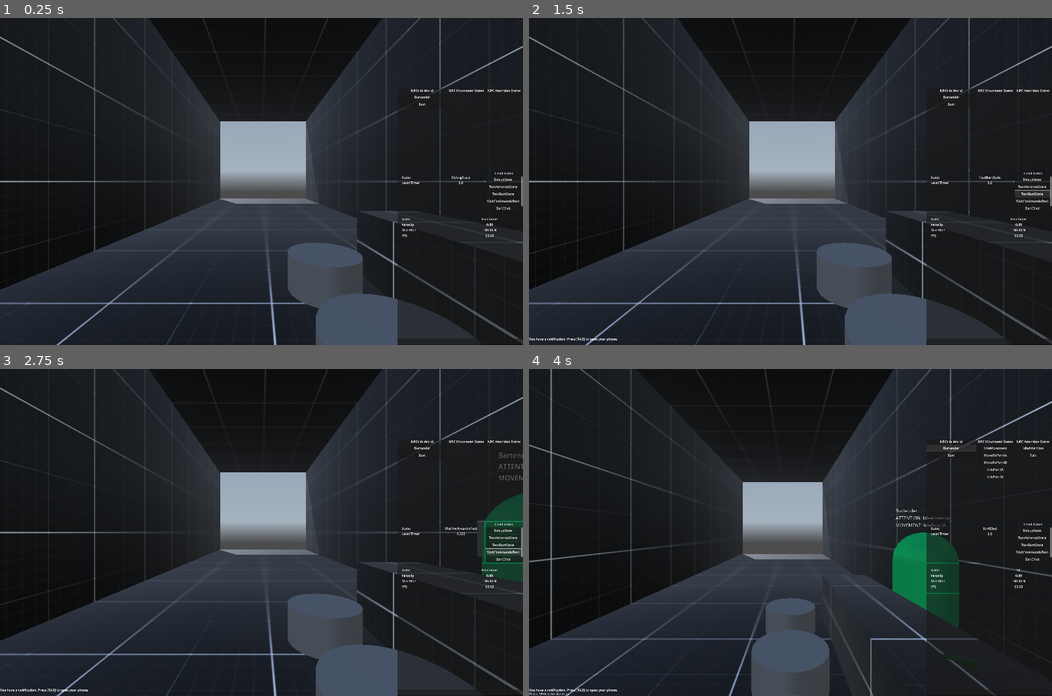
Above: before the commit, frames 1-4 (two rows, left to right).
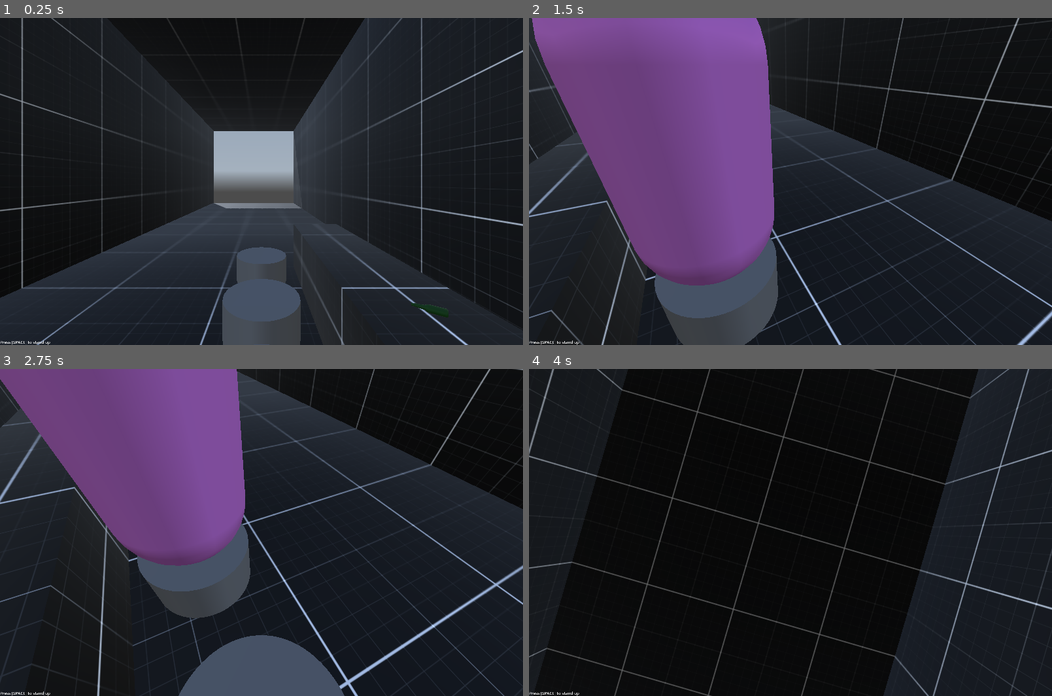
Above: after the commit, the same moments.

Repository: LucasMc17/One-Man-s-Trash
Game: Godot game, scene res://levels/level_01/root.tscn
Two runs of this game, one before a commit and one after it. Both use one fixed random seed, a clock stepped at 60 frames per second and the inputs below. A sky picture missing from this copy of the repository is replaced by a grey-blue gradient.
Inputs (mouse positions are in pixels of both pictures, inside the frame that each line leads up to):
- Up to frame 1 (0.25 s): no input
- Up to frame 2 (1.5 s): click (1031, 178) at 0.5 s, where only the run before the commit has a clickable "DebugState"; click (1031, 194) at 1.25 s, where only the run before the commit has a clickable "TextBartState"
- Up to frame 3 (2.75 s): click (502, 552) at 2 s, where only the run before the commit has a clickable "WaitForAmandaText"
- Up to frame 4 (4 s): click (1031, 558) at 2.75 s, where only the run before the commit has a clickable "BartChat"; click (952, 447) at 3.5 s, where only the run before the commit has a clickable "Bartender"

The runs differ from the first frame. In frame 1, 17% of the frame differs, in the area x 0-100%, y 0-100%; in frame 2, 55%; in frame 3, 52%; in frame 4, 48%.

Commit message:
new states and talk trees

Diff:
--- /dev/null
+++ b/assets/resources/talk_trees/bart_bathroom_chat/bart_bathroom_chat.tres
@@ -0,0 +1,52 @@
+[gd_resource type="Resource" script_class="TalkTree" load_steps=8 format=3 uid="uid://klxue4w73e0p"]
+
+[ext_resource type="Script" uid="uid://bymb602613n3g" path="res://assets/resources/talk_trees/talk_tree.gd" id="1_ybrp0"]
+[ext_resource type="Resource" uid="uid://d36wndcejtpj3" path="res://assets/resources/talk_trees/bart_bathroom_chat/chat_checkpoint_01.tres" id="2_65ojm"]
+
+[sub_resource type="Resource" id="Resource_ybrp0"]
+script = ExtResource("1_ybrp0")
+PROMPT = "Hooked what?"
+DIALOGUE = "The keycard. Our keycard."
+PLAYER_OPTIONS = Array[ExtResource("1_ybrp0")]([ExtResource("2_65ojm")])
+EXIT_OPTION = ""
+metadata/_custom_type_script = "uid://bymb602613n3g"
+
+[sub_resource type="Resource" id="Resource_65ojm"]
+script = ExtResource("1_ybrp0")
+PROMPT = "Hooked your phone?"
+DIALOGUE = "No, the, uh, key, keycard."
+PLAYER_OPTIONS = Array[ExtResource("1_ybrp0")]([ExtResource("2_65ojm")])
+EXIT_OPTION = ""
+metadata/_custom_type_script = "uid://bymb602613n3g"
+
+[sub_resource type="Resource" id="Resource_ukuih"]
+script = ExtResource("1_ybrp0")
+PROMPT = "Hear what?"
+DIALOGUE = "I guess my watch, or my sleeve or something, it like hooked it."
+PLAYER_OPTIONS = Array[ExtResource("1_ybrp0")]([SubResource("Resource_ybrp0"), SubResource("Resource_65ojm")])
+EXIT_OPTION = ""
+metadata/_custom_type_script = "uid://bymb602613n3g"
+
+[sub_resource type="Resource" id="Resource_vadej"]
+script = ExtResource("1_ybrp0")
+PROMPT = "Ok, with what?"
+DIALOGUE = "It's, uh, kinda embarassing. I was standing here, pissing, and I went to grab my phone, and as I'm pulling it out of my pocket, I like hear something."
+PLAYER_OPTIONS = Array[ExtResource("1_ybrp0")]([SubResource("Resource_ukuih")])
+EXIT_OPTION = ""
+metadata/_custom_type_script = "uid://bymb602613n3g"
+
+[sub_resource type="Resource" id="Resource_nhf45"]
+script = ExtResource("1_ybrp0")
+PROMPT = "What's up?"
+DIALOGUE = "I need your help."
+PLAYER_OPTIONS = Array[ExtResource("1_ybrp0")]([SubResource("Resource_vadej")])
+EXIT_OPTION = ""
+metadata/_custom_type_script = "uid://bymb602613n3g"
+
+[resource]
+script = ExtResource("1_ybrp0")
+PROMPT = ""
+DIALOGUE = "Hey."
+PLAYER_OPTIONS = Array[ExtResource("1_ybrp0")]([SubResource("Resource_nhf45")])
+EXIT_OPTION = ""
+metadata/_custom_type_script = "uid://bymb602613n3g"
--- /dev/null
+++ b/assets/resources/talk_trees/bart_bathroom_chat/chat_checkpoint_01.tres
@@ -0,0 +1,49 @@
+[gd_resource type="Resource" script_class="TalkTree" load_steps=7 format=3 uid="uid://d36wndcejtpj3"]
+
+[ext_resource type="Script" uid="uid://bymb602613n3g" path="res://assets/resources/talk_trees/talk_tree.gd" id="1_7ecby"]
+[ext_resource type="Resource" uid="uid://dniflj63b5iyj" path="res://assets/resources/talk_trees/bart_bathroom_chat/chat_checkpoint_02.tres" id="2_8giwi"]
+
+[sub_resource type="Resource" id="Resource_7ecby"]
+script = ExtResource("1_7ecby")
+PROMPT = "...ok."
+DIALOGUE = "Yeah, it's in there"
+PLAYER_OPTIONS = Array[ExtResource("1_7ecby")]([ExtResource("2_8giwi")])
+EXIT_OPTION = ""
+CAMERA_ID = &""
+metadata/_custom_type_script = "uid://bymb602613n3g"
+
+[sub_resource type="Resource" id="Resource_8giwi"]
+script = ExtResource("1_7ecby")
+PROMPT = "Oh Jesus."
+DIALOGUE = "I know."
+PLAYER_OPTIONS = Array[ExtResource("1_7ecby")]([ExtResource("2_8giwi")])
+EXIT_OPTION = ""
+CAMERA_ID = &""
+metadata/_custom_type_script = "uid://bymb602613n3g"
+
+[sub_resource type="Resource" id="Resource_jc5bq"]
+script = ExtResource("1_7ecby")
+PROMPT = "..."
+DIALOGUE = "...Uh, yeah. It fell in."
+PLAYER_OPTIONS = Array[ExtResource("1_7ecby")]([ExtResource("2_8giwi")])
+EXIT_OPTION = ""
+CAMERA_ID = &""
+metadata/_custom_type_script = "uid://bymb602613n3g"
+
+[sub_resource type="Resource" id="Resource_w7nby"]
+script = ExtResource("1_7ecby")
+PROMPT = "Ok... So it fell out of your pocket, and... where is it now?"
+DIALOGUE = "The grate, over there."
+PLAYER_OPTIONS = Array[ExtResource("1_7ecby")]([SubResource("Resource_7ecby"), SubResource("Resource_8giwi"), SubResource("Resource_jc5bq")])
+EXIT_OPTION = ""
+CAMERA_ID = &"BathroomGrateCam"
+metadata/_custom_type_script = "uid://bymb602613n3g"
+
+[resource]
+script = ExtResource("1_7ecby")
+PROMPT = "For the hotel? Our room key?"
+DIALOGUE = "Yeah."
+PLAYER_OPTIONS = Array[ExtResource("1_7ecby")]([SubResource("Resource_w7nby")])
+EXIT_OPTION = ""
+CAMERA_ID = &""
+metadata/_custom_type_script = "uid://bymb602613n3g"
--- /dev/null
+++ b/assets/resources/talk_trees/bart_bathroom_chat/chat_checkpoint_02.tres
@@ -0,0 +1,58 @@
+[gd_resource type="Resource" script_class="TalkTree" load_steps=8 format=3 uid="uid://dniflj63b5iyj"]
+
+[ext_resource type="Script" uid="uid://bymb602613n3g" path="res://assets/resources/talk_trees/talk_tree.gd" id="1_b4gnc"]
+[ext_resource type="Resource" uid="uid://bqwcusa34trt3" path="res://assets/resources/talk_trees/bart_bathroom_chat/chat_checkpoint_03.tres" id="2_djcju"]
+
+[sub_resource type="Resource" id="Resource_djcju"]
+script = ExtResource("1_b4gnc")
+PROMPT = "Ugh, Christ... Alright, fine, I'll-- what do I even do?"
+DIALOGUE = "Uh, maybe go talk to the bartender? They might have a screwdriver to get the gr- uh, the cover thing off."
+PLAYER_OPTIONS = Array[ExtResource("1_b4gnc")]([ExtResource("2_djcju")])
+EXIT_OPTION = ""
+CAMERA_ID = &""
+metadata/_custom_type_script = "uid://bymb602613n3g"
+
+[sub_resource type="Resource" id="Resource_axdw7"]
+script = ExtResource("1_b4gnc")
+PROMPT = "Alright. Fine. But-- but how do we even do this?"
+DIALOGUE = "I don't know... maybe go talk to the bartender. Maybe he has a screwdriver to get the lid off it."
+PLAYER_OPTIONS = Array[ExtResource("1_b4gnc")]([ExtResource("2_djcju")])
+EXIT_OPTION = ""
+CAMERA_ID = &""
+metadata/_custom_type_script = "uid://bymb602613n3g"
+
+[sub_resource type="Resource" id="Resource_hrdvt"]
+script = ExtResource("1_b4gnc")
+PROMPT = "Ugh, Bart, you're killing me here. "
+DIALOGUE = "..."
+PLAYER_OPTIONS = Array[ExtResource("1_b4gnc")]([SubResource("Resource_axdw7")])
+EXIT_OPTION = ""
+CAMERA_ID = &""
+metadata/_custom_type_script = "uid://bymb602613n3g"
+
+[sub_resource type="Resource" id="Resource_ixe07"]
+script = ExtResource("1_b4gnc")
+PROMPT = "Absolutely not. No fucking way."
+DIALOGUE = "Hey, I mean, fine by me. We'll just stay here tonight. Sober up in this fuckin' toilet. I've slept worse places. It's the station's money anyway."
+PLAYER_OPTIONS = Array[ExtResource("1_b4gnc")]([SubResource("Resource_hrdvt")])
+EXIT_OPTION = ""
+CAMERA_ID = &""
+metadata/_custom_type_script = "uid://bymb602613n3g"
+
+[sub_resource type="Resource" id="Resource_b4gnc"]
+script = ExtResource("1_b4gnc")
+PROMPT = "What? Why me?"
+DIALOGUE = "I'm already drunk. Drunker than I look. Plus I already fat-fingered it in the first place. You send me in there I'm likely to fall in myself. Find the keycard in-- in China, or something. *burp*"
+PLAYER_OPTIONS = Array[ExtResource("1_b4gnc")]([SubResource("Resource_djcju"), SubResource("Resource_ixe07")])
+EXIT_OPTION = ""
+CAMERA_ID = &""
+metadata/_custom_type_script = "uid://bymb602613n3g"
+
+[resource]
+script = ExtResource("1_b4gnc")
+PROMPT = "Ok, so what do we do?"
+DIALOGUE = "You gotta get it out of there."
+PLAYER_OPTIONS = Array[ExtResource("1_b4gnc")]([SubResource("Resource_b4gnc")])
+EXIT_OPTION = ""
+CAMERA_ID = &""
+metadata/_custom_type_script = "uid://bymb602613n3g"
--- /dev/null
+++ b/assets/resources/talk_trees/bart_bathroom_chat/chat_checkpoint_03.tres
@@ -0,0 +1,12 @@
+[gd_resource type="Resource" script_class="TalkTree" load_steps=2 format=3 uid="uid://bqwcusa34trt3"]
+
+[ext_resource type="Script" uid="uid://bymb602613n3g" path="res://assets/resources/talk_trees/talk_tree.gd" id="1_xamgn"]
+
+[resource]
+script = ExtResource("1_xamgn")
+PROMPT = "Fine. I'll go and see."
+DIALOGUE = "Great, ok. I'll wait here. Keep the drunks away so we can get this sorted."
+PLAYER_OPTIONS = Array[ExtResource("1_xamgn")]([])
+EXIT_OPTION = "Amazing. You do that."
+CAMERA_ID = &""
+metadata/_custom_type_script = "uid://bymb602613n3g"
--- /dev/null
+++ b/assets/resources/talk_trees/bart_bathroom_chat/urge_dialog.tres
@@ -0,0 +1,12 @@
+[gd_resource type="Resource" script_class="TalkTree" load_steps=2 format=3 uid="uid://eqa7r6s3ds5r"]
+
+[ext_resource type="Script" uid="uid://bymb602613n3g" path="res://assets/resources/talk_trees/talk_tree.gd" id="1_ecgwh"]
+
+[resource]
+script = ExtResource("1_ecgwh")
+PROMPT = ""
+DIALOGUE = "Well? Get going so we can get out of here!"
+PLAYER_OPTIONS = Array[ExtResource("1_ecgwh")]([])
+EXIT_OPTION = "Yeah yeah."
+CAMERA_ID = &""
+metadata/_custom_type_script = "uid://bymb602613n3g"
--- a/assets/resources/talk_trees/talk_tree.gd
+++ b/assets/resources/talk_trees/talk_tree.gd
@@ -4,3 +4,4 @@
 @export_multiline var DIALOGUE : String
 @export var PLAYER_OPTIONS : Array[TalkTree]
 @export var EXIT_OPTION : String
+@export var CAMERA_ID : StringName
--- /dev/null
+++ b/assets/themes/UI_theme.tres
@@ -0,0 +1,4 @@
+[gd_resource type="Theme" format=3 uid="uid://cl3gmjal1cqia"]
+
+[resource]
+default_font_size = 20
--- a/debug/debug_ui/npc_control_unit/npc_control_unit.tscn
+++ b/debug/debug_ui/npc_control_unit/npc_control_unit.tscn
@@ -13,7 +13,7 @@
 [node name="NpcPanel" type="PanelContainer" parent="."]
 layout_mode = 2
 size_flags_horizontal = 3
-size_flags_stretch_ratio = 4.0
+size_flags_stretch_ratio = 3.0
 
 [node name="VBoxContainer" type="VBoxContainer" parent="NpcPanel"]
 layout_mode = 2
@@ -36,7 +36,7 @@
 [node name="StatesPanel" type="PanelContainer" parent="."]
 layout_mode = 2
 size_flags_horizontal = 3
-size_flags_stretch_ratio = 6.0
+size_flags_stretch_ratio = 7.0
 
 [node name="HBoxContainer" type="HBoxContainer" parent="StatesPanel"]
 layout_mode = 2
--- a/globals/events.gd
+++ b/globals/events.gd
@@ -10,6 +10,9 @@
 ## Signal fired when the current level is loaded completely
 signal level_loaded()
 
+## Signal fired when a player enters conversation with an NPC
+signal conversation_begun(npc : NPC)
+
 ## Signal fired when a player's conversation is ended
 signal conversation_ended(npc : NPC)
 
--- a/globals/game_state.gd
+++ b/globals/game_state.gd
@@ -6,6 +6,7 @@
 var IMPORTANT_SCENES := {}
 var PLAYER_PHONE : Control
 var LEVEL : Node3D
+var CAMERAS := {}
 
 func _ready():
 	var all_npcs = get_tree().get_nodes_in_group('NPCs')
@@ -14,3 +15,6 @@
 	var important_scenes = get_tree().get_nodes_in_group('LevelImportant')
 	for scene in important_scenes:
 		IMPORTANT_SCENES[scene.name] = scene
+	var all_cameras = get_tree().get_nodes_in_group('LevelCameras')
+	for camera in all_cameras:
+		CAMERAS[camera.name] = camera
--- a/globals/global.gd
+++ b/globals/global.gd
@@ -18,6 +18,9 @@
 var IMPORTANT_SCENES : Dictionary:
 	get():
 		return GameState.IMPORTANT_SCENES
+var CAMERAS : Dictionary:
+	get():
+		return GameState.CAMERAS
 
 func log(message):
 	Debug.cons_log(message)
--- a/globals/global_node.tscn
+++ b/globals/global_node.tscn
@@ -12,4 +12,6 @@
 
 [node name="Debug" type="Node" parent="."]
 script = ExtResource("2_u1vfw")
-debug_override = "ON"
+debug_override = "OFF"
+skip_wait_times = true
+skip_typing = true
--- a/levels/level_01/root.tscn
+++ b/levels/level_01/root.tscn
@@ -20,6 +20,8 @@
 [ext_resource type="Resource" uid="uid://b28n4idy1lf3m" path="res://assets/resources/text_messages/bart_texts_01.tres" id="14_x43fk"]
 [ext_resource type="PackedScene" uid="uid://c7jcuvst7cih2" path="res://scenes/props/inert_props/beer_bottle.tscn" id="15_thd0o"]
 [ext_resource type="Script" uid="uid://daxt11k50236q" path="res://levels/states/level_wait_state.gd" id="15_x43fk"]
+[ext_resource type="Script" uid="uid://c6pfgu73jm2sd" path="res://levels/level_01/states/go_to_bart_state.gd" id="18_bt03r"]
+[ext_resource type="Script" uid="uid://b6p3ht05y6mes" path="res://levels/level_01/states/look_for_screwdriver_state.gd" id="19_2q5mi"]
 [ext_resource type="PackedScene" uid="uid://dps1at258aprq" path="res://area_triggers/area_trigger_oneoff.tscn" id="21_2q5mi"]
 
 [sub_resource type="BoxShape3D" id="BoxShape3D_bt03r"]
@@ -95,7 +97,7 @@
 
 [node name="Invisible" type="Node3D" parent="Geometry"]
 
-[node name="BathroomInvisP" parent="Geometry/Invisible" instance=ExtResource("5_metud")]
+[node name="BathroomInvisP" parent="Geometry/Invisible" groups=["LevelImportant"] instance=ExtResource("5_metud")]
 transform = Transform3D(1, 0, 0, 0, 1, 0, 0, 0, 1, 1.96389, 0.533929, 13.3911)
 PLAYER_ONLY = true
 
@@ -133,12 +135,21 @@
 [node name="StateMachine" type="Node" parent="." node_paths=PackedStringArray("CURRENT_STATE")]
 unique_name_in_owner = true
 script = ExtResource("7_e1ace")
-CURRENT_STATE = NodePath("DebugState")
+CURRENT_STATE = NodePath("BartChat")
 metadata/_custom_type_script = "uid://cau1wg8ulku16"
 
 [node name="DebugState" type="Node" parent="StateMachine"]
 script = ExtResource("8_34nx1")
 metadata/_custom_type_script = "uid://cl72tt8fe8l65"
+
+[node name="BartChat" type="Node" parent="StateMachine"]
+script = ExtResource("14_dv2dd")
+
+[node name="WaitForAmandaText" type="Node" parent="StateMachine" node_paths=PackedStringArray("TIMER", "NEXT_STATE")]
+script = ExtResource("13_dv2dd")
+TIMER = NodePath("../../LevelTimer")
+NEXT_STATE = NodePath("../TextAmandaState")
+metadata/_custom_type_script = "uid://daxt11k50236q"
 
 [node name="TextAmandaState" type="Node" parent="StateMachine" node_paths=PackedStringArray("NEXT_STATE")]
 script = ExtResource("10_06tnj")
@@ -147,28 +158,25 @@
 NEXT_STATE = NodePath("../WaitForBartText")
 metadata/_custom_type_script = "uid://dvwhpd62w54hn"
 
-[node name="TextBartState" type="Node" parent="StateMachine" node_paths=PackedStringArray("NEXT_STATE")]
-script = ExtResource("10_06tnj")
-CONTACT = ExtResource("13_xjxtq")
-NEW_EXCHANGE = ExtResource("14_x43fk")
-NEXT_STATE = NodePath("../DebugState")
-metadata/_custom_type_script = "uid://dvwhpd62w54hn"
-
-[node name="WaitForAmandaText" type="Node" parent="StateMachine" node_paths=PackedStringArray("TIMER", "NEXT_STATE")]
-script = ExtResource("13_dv2dd")
-TIMER = NodePath("../../LevelTimer")
-NEXT_STATE = NodePath("../TextAmandaState")
-metadata/_custom_type_script = "uid://daxt11k50236q"
-
-[node name="BartChat" type="Node" parent="StateMachine"]
-script = ExtResource("14_dv2dd")
-
 [node name="WaitForBartText" type="Node" parent="StateMachine" node_paths=PackedStringArray("TIMER", "NEXT_STATE")]
 script = ExtResource("15_x43fk")
 TIMER = NodePath("../../LevelTimer")
 NEXT_STATE = NodePath("../TextBartState")
 metadata/_custom_type_script = "uid://daxt11k50236q"
 
+[node name="TextBartState" type="Node" parent="StateMachine" node_paths=PackedStringArray("NEXT_STATE")]
+script = ExtResource("10_06tnj")
+CONTACT = ExtResource("13_xjxtq")
+NEW_EXCHANGE = ExtResource("14_x43fk")
+NEXT_STATE = NodePath("../GoToBartState")
+metadata/_custom_type_script = "uid://dvwhpd62w54hn"
+
+[node name="GoToBartState" type="Node" parent="StateMachine"]
+script = ExtResource("18_bt03r")
+
+[node name="LookForScrewdriverState" type="Node" parent="StateMachine"]
+script = ExtResource("19_2q5mi")
+
 [node name="LevelTimer" type="Timer" parent="."]
 
 [node name="Props" type="Node3D" parent="."]
@@ -222,4 +230,9 @@
 transform = Transform3D(1, 0, 0, 0, 1, 0, 0, 0, 1, 0, 0.34082, 0)
 shape = SubResource("BoxShape3D_xxjo0")
 
+[node name="Cameras" type="Node" parent="."]
+
+[node name="BathroomGrateCam" type="Camera3D" parent="Cameras" groups=["LevelCameras"]]
+transform = Transform3D(0.194799, 0, -0.980843, 0, 1, 0, 0.980843, 0, 0.194799, 2.80012, 0.31477, 14.4723)
+
 [connection signal="entered" from="Triggers/BartBathroomOneoff" to="." method="_on_bart_bathroom_oneoff_entered"]
--- /dev/null
+++ b/levels/level_01/states/go_to_bart_state.gd
@@ -0,0 +1,18 @@
+extends LevelState
+
+var talk_tree = preload('res://assets/resources/talk_trees/bart_bathroom_chat/bart_bathroom_chat.tres')
+
+func enter(previous_state, ext):
+	super(previous_state, ext)
+	Global.NPCS.Bart.TALK_TREE = talk_tree
+	Global.IMPORTANT_SCENES.BathroomDoor.is_locked = false
+	Global.IMPORTANT_SCENES.BathroomInvisP.queue_free()
+	Events.conversation_ended.connect(_on_conversation_ended)
+
+func exit():
+	super()
+	Events.conversation_ended.disconnect(_on_conversation_ended)
+
+func _on_conversation_ended(npc : NPC):
+	if npc == Global.NPCS.Bart:
+		transition('LookForScrewdriverState')
--- /dev/null
+++ b/levels/level_01/states/look_for_screwdriver_state.gd
@@ -0,0 +1,7 @@
+extends LevelState
+
+var talk_tree = preload('res://assets/resources/talk_trees/bart_bathroom_chat/urge_dialog.tres')
+
+func enter(previous_state, ext):
+	super(previous_state, ext)
+	Global.NPCS.Bart.TALK_TREE = talk_tree
--- a/scenes/characters/player/player.gd
+++ b/scenes/characters/player/player.gd
@@ -7,6 +7,7 @@
 
 # NODES
 @onready var CAMERA_CONTROLLER : Node3D = %CameraController
+@onready var CAMERA : Camera3D = %Camera3D
 @onready var PHONE := %Phone
 @onready var INTERACTOR := %Interactor
 @onready var INTERACT_LABEL := %InteractLabel
--- a/scenes/characters/player/player.tscn
+++ b/scenes/characters/player/player.tscn
@@ -1,8 +1,9 @@
-[gd_scene load_steps=14 format=3 uid="uid://dp1q3ngso06dk"]
+[gd_scene load_steps=15 format=3 uid="uid://dp1q3ngso06dk"]
 
 [ext_resource type="Script" uid="uid://cau1wg8ulku16" path="res://states/state_machine.gd" id="1_8afob"]
 [ext_resource type="Script" uid="uid://2by0a437meos" path="res://scenes/characters/player/player.gd" id="1_dovo2"]
 [ext_resource type="PackedScene" uid="uid://0k1dvavxiy1l" path="res://debug/debug_ui/debug_ui.tscn" id="2_0owmy"]
+[ext_resource type="Theme" uid="uid://cl3gmjal1cqia" path="res://assets/themes/UI_theme.tres" id="2_djydg"]
 [ext_resource type="PackedScene" uid="uid://bxsfmtysycoo3" path="res://scenes/characters/player/phone/player_phone.tscn" id="2_lvxji"]
 [ext_resource type="PackedScene" uid="uid://cekqblrfqotxk" path="res://scenes/ui/dialogue/dialogue_layer.tscn" id="3_5gtgg"]
 [ext_resource type="Script" uid="uid://0kqfhx68yfos" path="res://scenes/characters/player/states/attention_states/player_freelook_state.gd" id="7_xuses"]
@@ -32,6 +33,7 @@
 grow_horizontal = 2
 grow_vertical = 2
 mouse_filter = 2
+theme = ExtResource("2_djydg")
 
 [node name="InteractLabel" type="Label" parent="UI"]
 unique_name_in_owner = true
@@ -91,6 +93,7 @@
 transform = Transform3D(1, 0, 0, 0, 1, 0, 0, 0, 1, 0, 1.5, 0)
 
 [node name="Camera3D" type="Camera3D" parent="CameraController"]
+unique_name_in_owner = true
 cull_mask = 1048573
 
 [node name="ItemRig" type="Node3D" parent="CameraController/Camera3D"]
--- a/scenes/doors/debug_door_01.tscn
+++ b/scenes/doors/debug_door_01.tscn
@@ -22,7 +22,7 @@
 mesh = SubResource("BoxMesh_ljxpf")
 
 [node name="CollisionShape" parent="DoorBody" index="2"]
-transform = Transform3D(1, 0, 0, 0, 1, 0, 0, 0, 1, -0.5, 1, 0)
+transform = Transform3D(0.95, 0, 0, 0, 0.95, 0, 0, 0, 0.95, -0.5, 1, 0)
 shape = SubResource("BoxShape3D_ljxpf")
 
 [node name="Interactable" parent="DoorBody" index="3"]
--- a/scenes/doors/door.gd
+++ b/scenes/doors/door.gd
@@ -60,6 +60,7 @@
 	set(val):
 		if COLLISION_SHAPE:
 			COLLISION_SHAPE.shape = val
+			COLLISION_SHAPE.scale = Vector3(0.95, 0.95, 0.95)
 		if INTERACTABLE:
 			INTERACTABLE.shape = val
 		collision_shape = val
--- a/scenes/ui/dialogue/dialogue_layer.gd
+++ b/scenes/ui/dialogue/dialogue_layer.gd
@@ -7,6 +7,18 @@
 @export var TALK_TREE : TalkTree:
 	set(val):
 		if val:
+			if val.CAMERA_ID:
+				if Global.CAMERAS.has(val.CAMERA_ID):
+					Global.PLAYER.CAMERA.current = false
+					Global.CAMERAS[val.CAMERA_ID].current = true
+				else:
+					push_warning('WARNING: No Camera by that ID found')
+					Global.log('WARNING: No Camera by that ID found')
+			else:
+				if TALK_TREE:
+					if Global.CAMERAS.has(TALK_TREE.CAMERA_ID):
+						Global.CAMERAS[TALK_TREE.CAMERA_ID].current = false
+					Global.PLAYER.CAMERA.current = true
 			if NPC_LINE:
 				NPC_LINE.text = val.DIALOGUE
 			if PLAYER_OPTIONS:
Not shown: 1 places in levels/level_01/root.tscn that only renumber resources
Not shown, added: levels/level_01/states/go_to_bart_state.gd.uid
Not shown, added: levels/level_01/states/look_for_screwdriver_state.gd.uid
